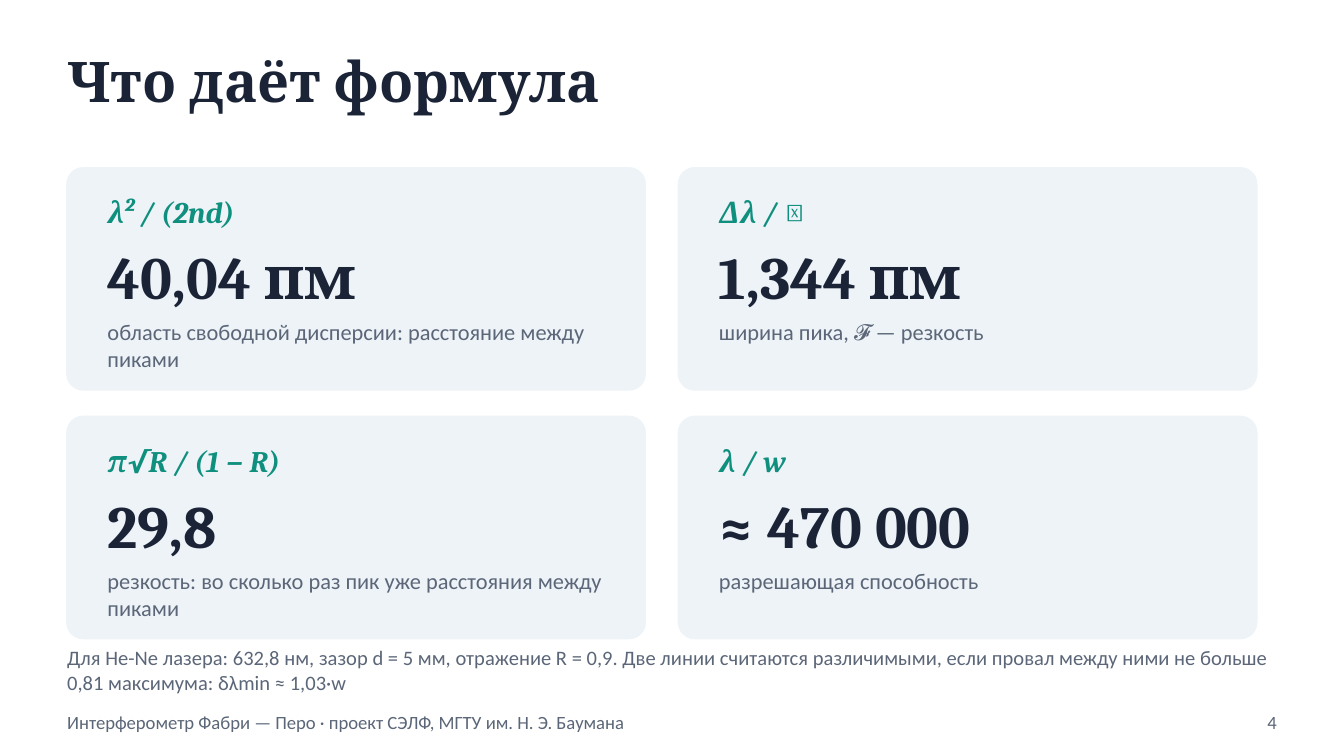
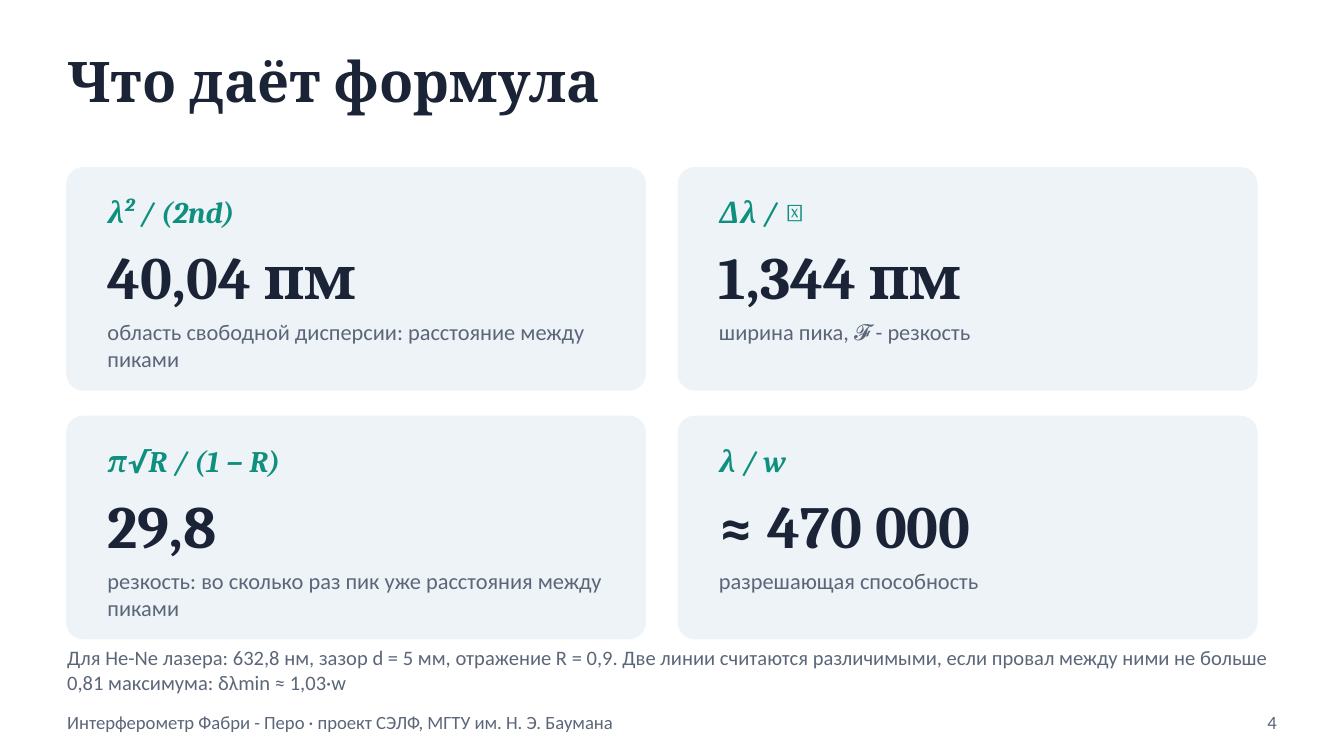
Before and after one commit to rookspooks-blip/fabry-pertotq, a slide deck: slide 4 of docs/politehnika/prezentaciya.pptx. Drawn at 1344x756 pixels with LibreOffice and Linux fonts; fonts in the diff are those of the drawing. Boxes give left, top, right and bottom in pixels: in the first picture for what was removed or moved away, otherwise in the second. Text is boxed around its words. In the diff, an @@ line names an element or a change of style, - is before the commit and + after.

```diff
--- a/docs/politehnika/prezentaciya.pptx
+++ b/docs/politehnika/prezentaciya.pptx
@@ text at <box>719,324,971,344</box>: text changed @@
-ширина пика, 𝓕 — резкость
+ширина пика, 𝓕 - резкость
@@ text at <box>67,716,613,732</box>: text changed @@
-Интерферометр Фабри — Перо · проект СЭЛФ, МГТУ им. Н. Э. Баумана
+Интерферометр Фабри - Перо · проект СЭЛФ, МГТУ им. Н. Э. Баумана
```
Also in this commit, not shown: 6 other slides changed, 1 slide added, 1 slide removed, 3 other files.
